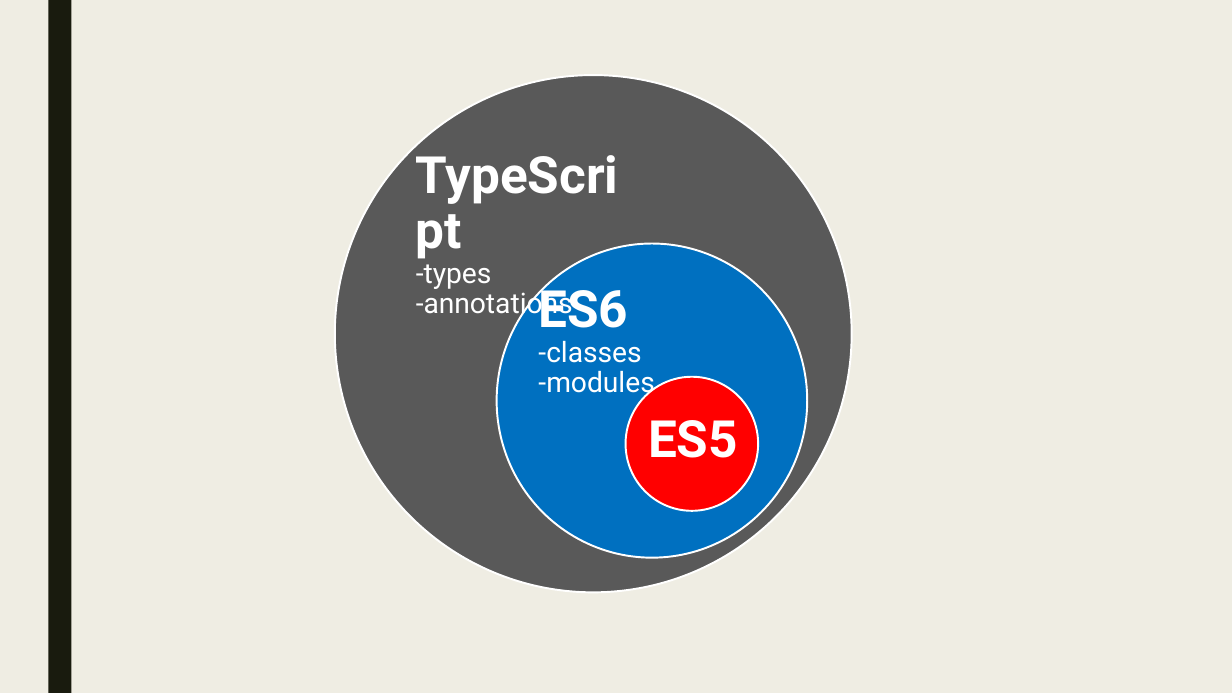
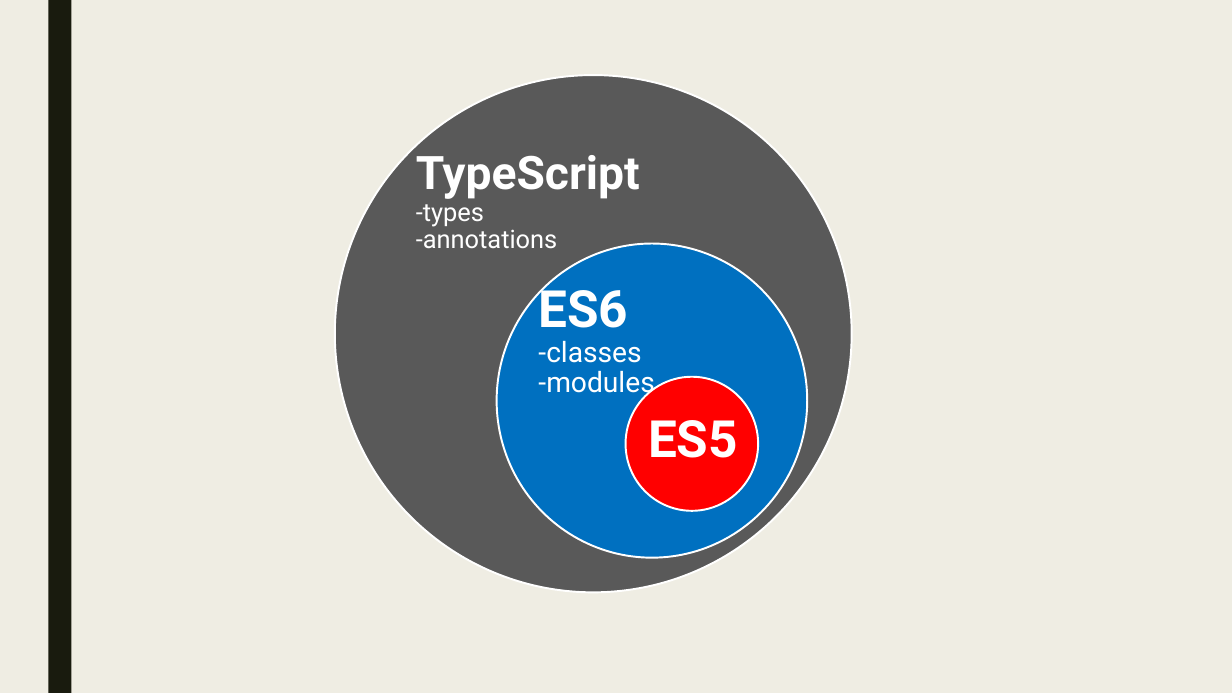
Before and after one commit to pkyurkchiev/mean-stack, a slide deck: slide 7 of presentations/angular2.pptx. Drawn at 1232x693 pixels with LibreOffice and Linux fonts; fonts in the diff are those of the drawing. Boxes give left, top, right and bottom in pixels: in the first picture for what was removed or moved away, otherwise in the second. Text is boxed around its words. In the diff, an @@ line names an element or a change of style, - is before the commit and + after.

```diff
--- a/presentations/angular2.pptx
+++ b/presentations/angular2.pptx
@@ title "TypeScript -types -annotations" at (x1=416, y1=155, x2=640, y2=248): size 40 to 36 pt in "TypeScript"; size 22 to 19.8 pt in "-types -annotations" @@
```
Also in this commit, not shown: 3 other slides changed, 2 slides added, 2 other files.
